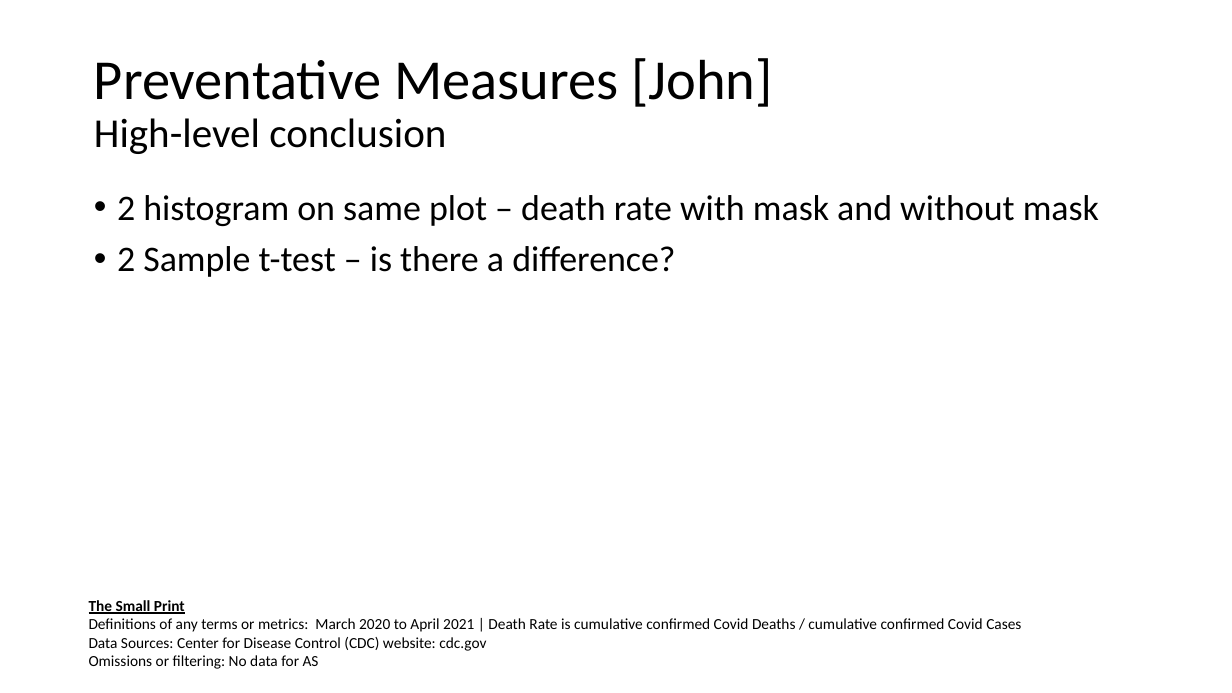
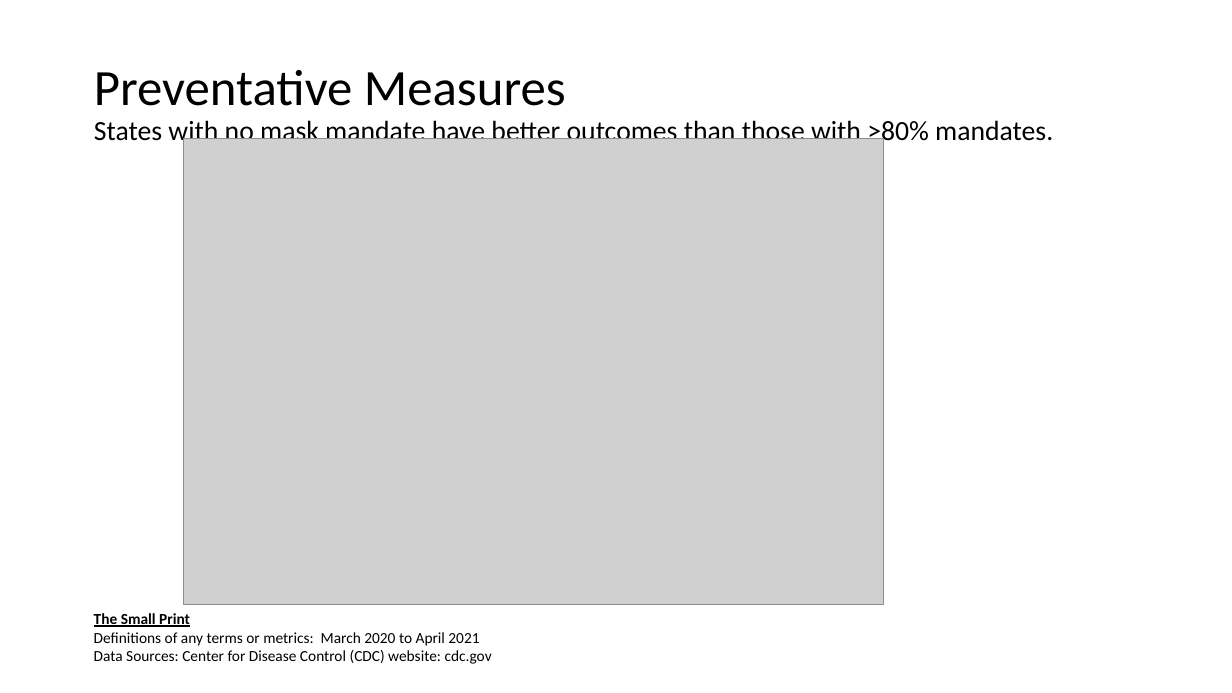
Before and after one commit to jenniecinelli/project_one, a slide deck: slide 12 of Folder0/Presentation.pptx (slide 13 before the commit). Drawn at 1232x693 pixels with LibreOffice and Linux fonts; fonts in the diff are those of the drawing; grey boxes stand for pictures. Boxes give left, top, right and bottom in pixels: in the first picture for what was removed or moved away, otherwise in the second. Text is boxed around its words. In the diff, an @@ line names an element or a change of style, - is before the commit and + after.

Commit message:
updated presentation

```diff
--- a/Folder0/Presentation.pptx
+++ b/Folder0/Presentation.pptx
@@ title at [94,70,1053,147]: text changed; size 44 to 21.6 pt @@
-Preventative Measures [John]
-High-level conclusion
+Preventative Measures
+States with no mask mandate have better outcomes than those with >80% mandates.
@@ picture added at [184,139,884,605] @@
@@ text removed at [117,195,1099,277] @@
-• 2 histogram on same plot – death rate with mask and without mask
-• 2 Sample t-test – is there a difference?
@@ text "The Small Print": place and size @@
-text "The Small Print" at [89,600,1021,669]
+text "The Small Print" at [94,613,492,664]
@@ text at [89,655,319,669]: paragraph removed @@
-Omissions or filtering: No data for AS
@@ text at [94,632,479,646]: text changed @@
-Definitions of any terms or metrics: March 2020 to April 2021 | Death Rate is cumulative confirmed Covid Deaths / cumulative confirmed Covid Cases
+Definitions of any terms or metrics: March 2020 to April 2021
```
Also in this commit, not shown: 12 other slides changed, 2 slides removed, 6 other files.
